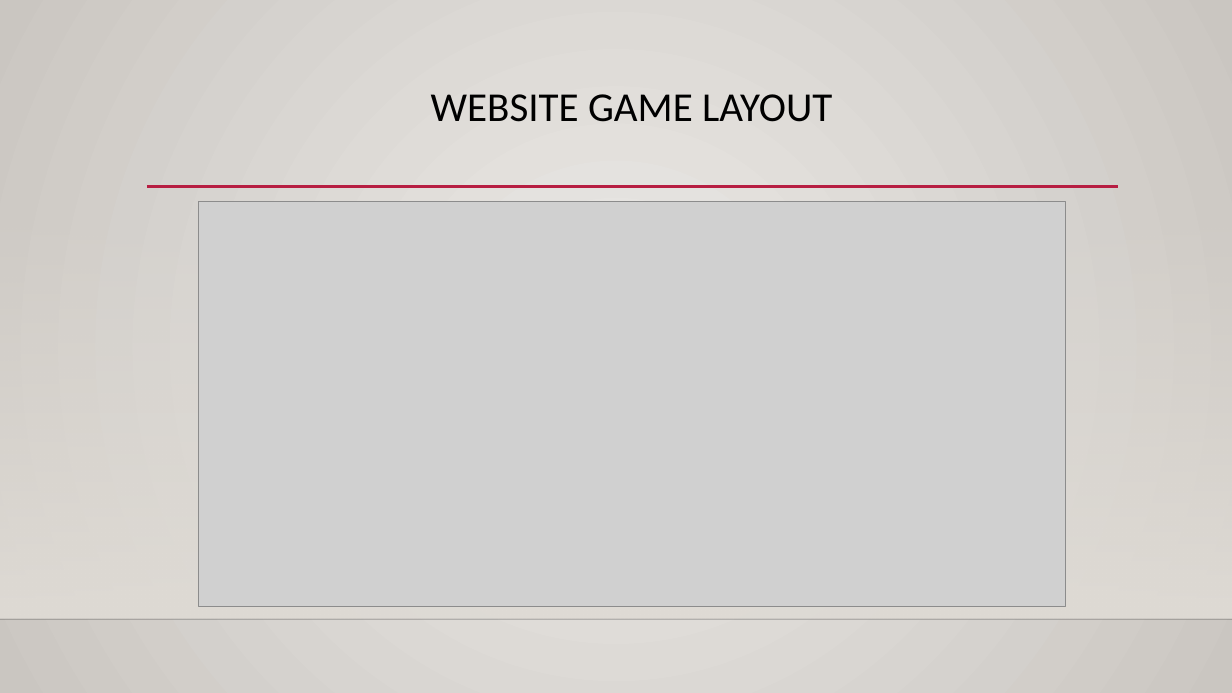
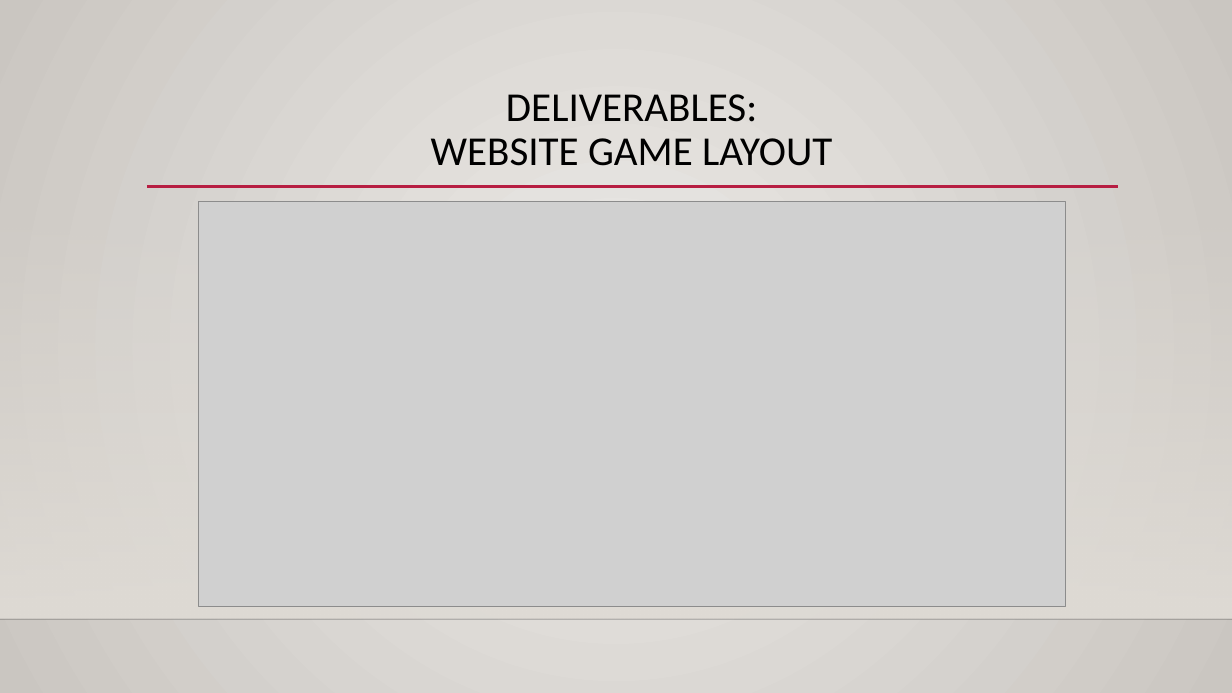
Before and after one commit to s-christian/Fit_or_Fail, a slide deck: slide 8 of Fit or Fail Technical Status Presentation (NEW).pptx. Drawn at 1232x693 pixels with LibreOffice and Linux fonts; fonts in the diff are those of the drawing; grey boxes stand for pictures; background and template pictures are left out. Boxes give left, top, right and bottom in pixels: in the first picture for what was removed or moved away, otherwise in the second. Text is boxed around its words. In the diff, an @@ line names an element or a change of style, - is before the commit and + after.

```diff
--- a/Fit or Fail Technical Status Presentation (NEW).pptx
+++ b/Fit or Fail Technical Status Presentation (NEW).pptx
@@ title at box(431, 94, 832, 166): text changed @@
-WEBSITE GAME LAYOUT
+DELIVERABLES:
+WEBSITE GAME LAYOUT
```
Also in this commit, not shown: 10 other slides changed, 1 other file.
